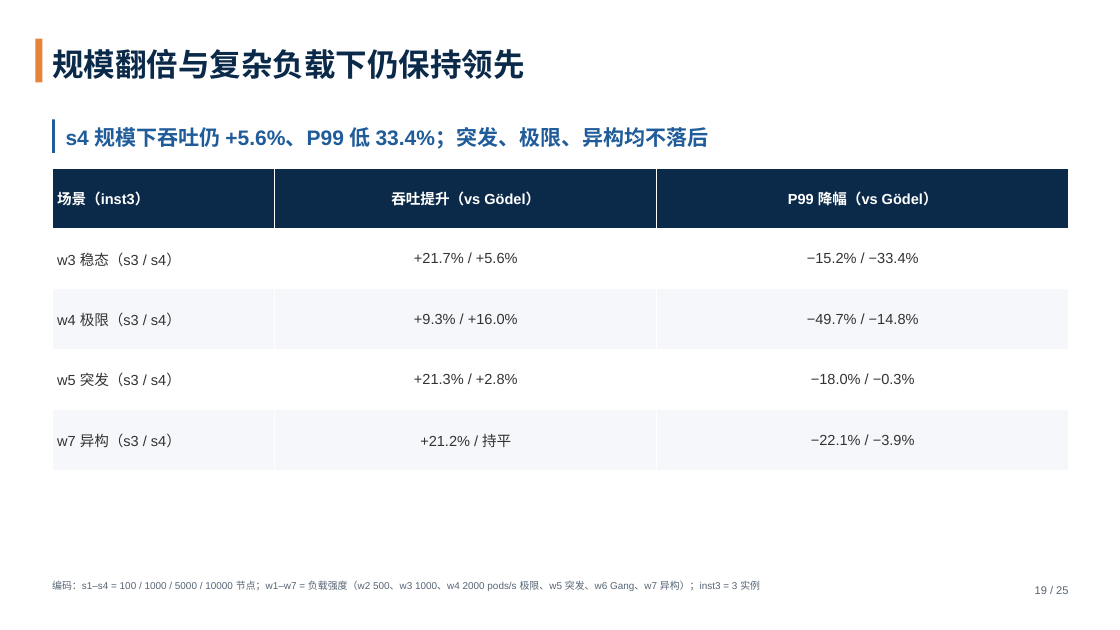
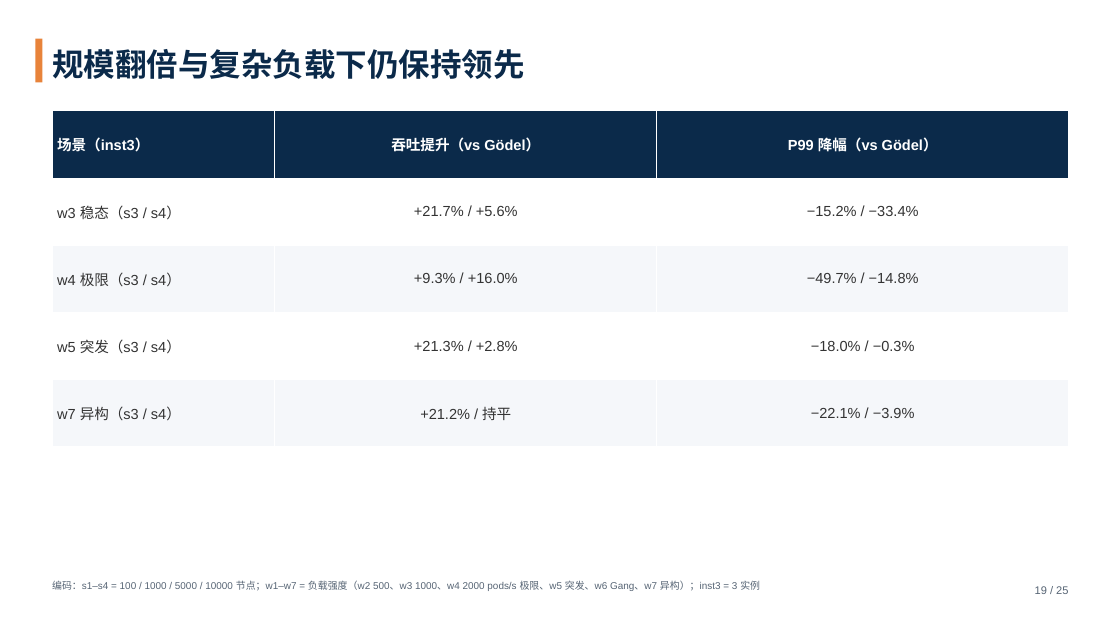
Before and after one commit to tengfei86/godel-scheduler, a slide deck: slide 19 of docs/thesis/defense/答辩PPT-基于etcd的分布式Kubernetes调度器.pptx. Drawn at 1120x630 pixels with LibreOffice and Linux fonts; fonts in the diff are those of the drawing. Boxes give left, top, right and bottom in pixels: in the first picture for what was removed or moved away, otherwise in the second. Text is boxed around its words. In the diff, an @@ line names an element or a change of style, - is before the commit and + after.

```diff
--- a/docs/thesis/defense/答辩PPT-基于etcd的分布式Kubernetes调度器.pptx
+++ b/docs/thesis/defense/答辩PPT-基于etcd的分布式Kubernetes调度器.pptx
@@ table: place and size @@
-table at <box>52,168,1069,471</box>
+table at <box>52,111,1069,447</box>
@@ rectangle removed at <box>52,119,55,153</box> @@
@@ text removed at <box>66,127,709,149</box> @@
-s4 规模下吞吐仍 +5.6%、P99 低 33.4%；突发、极限、异构均不落后
```
Also in this commit, not shown: 3 other files.
